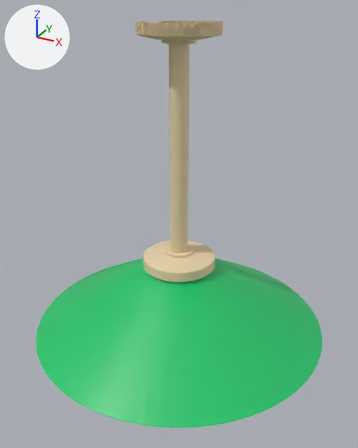
The glTF model public/models/sh-kl-hanging-restaurant-light.glb, before and after one commit.
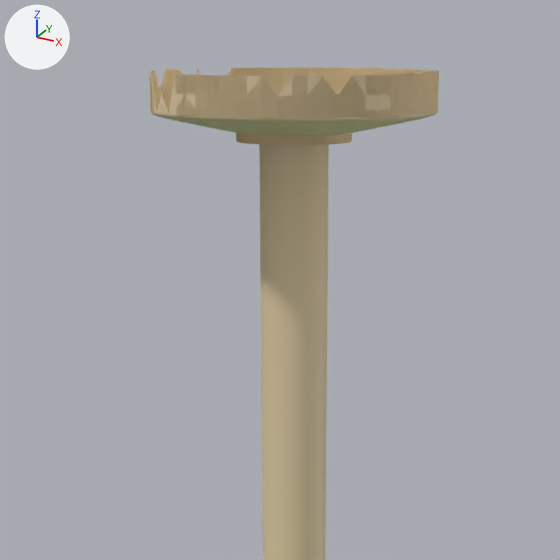
Each version appears first whole from a 50 mm lens placed at (0.725, -1.318, 1.04), pointed at (0.021, -0.038, 0.4), and next in a close-up on the part from 25% to 72% of the width and 0% to 38% of the height. Every picture has the same lights, and +X, +Y and +Z are marked at upper left. The last two pictures show the newer version. Where no turn or scale is listed for an object, it has been applied to the vertices. Vertices at exactly the same position are counted once.

Names of what the first close-up shows: 'Circle_Circle_Brass'.
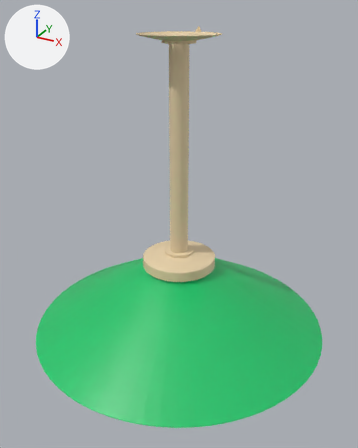
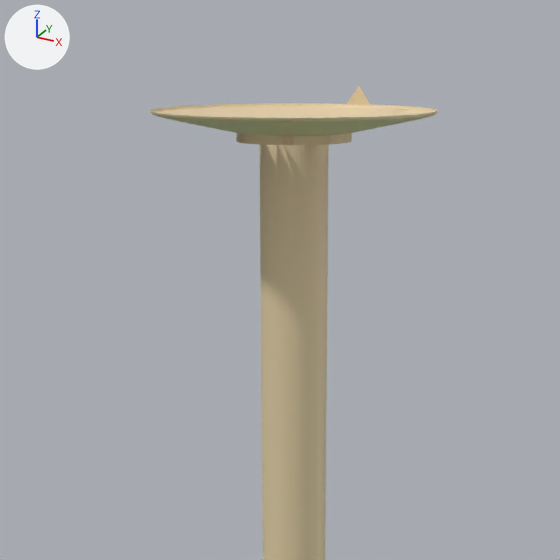
Where the newer file only moved an object's origin or applied its transform, the numbers keep the older frame.

What changed in the scene script:
```text
Change me_circle_circle_brass:
    used by ob_circle_circle_brass; location = (0.0, 0.0, 0.616)
    remove me_circle_circle_brass.from_pydata(...)  # 2084 vertices, 5300 faces; spans x -0.122..0.122, y -0.122..0.122, z -0.384..0.384
    add me_circle_circle_brass.from_pydata(...)  # 1080 vertices, 2418 faces; spans x -0.122..0.122, y -0.122..0.122, z -0.384..0.369
    me_circle_circle_brass part 1: 428 vertices removed from x -0.122..0.122, y -0.122..0.122, z 0.328..0.384
    other edits to the shape of me_circle_circle_brass do not show in these pictures
```

Changed parts and their boxes [x1, y1, x2, y2] in the close-ups (560 x 560 px):
'Circle_Circle_Brass', reshaped
    before: [149, 68, 439, 560]
    after: [150, 86, 438, 560]
part 1 of me_circle_circle_brass, deleted (beige)
    before: [149, 68, 439, 145]
